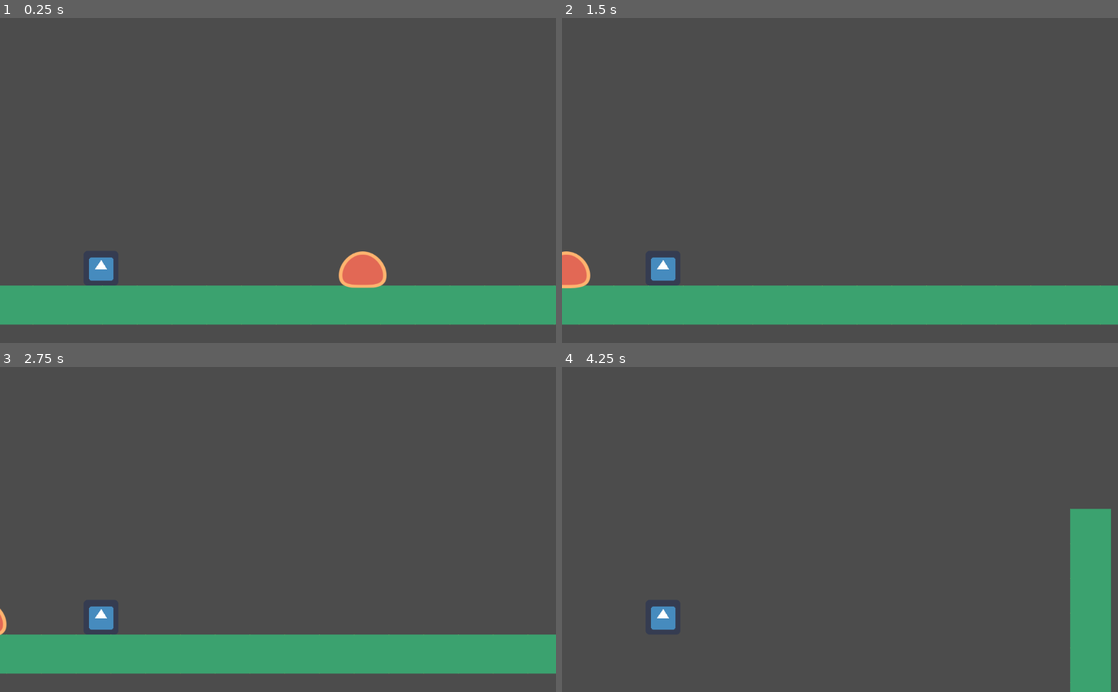
Above: before the commit, frames 1-4 (two rows, left to right).
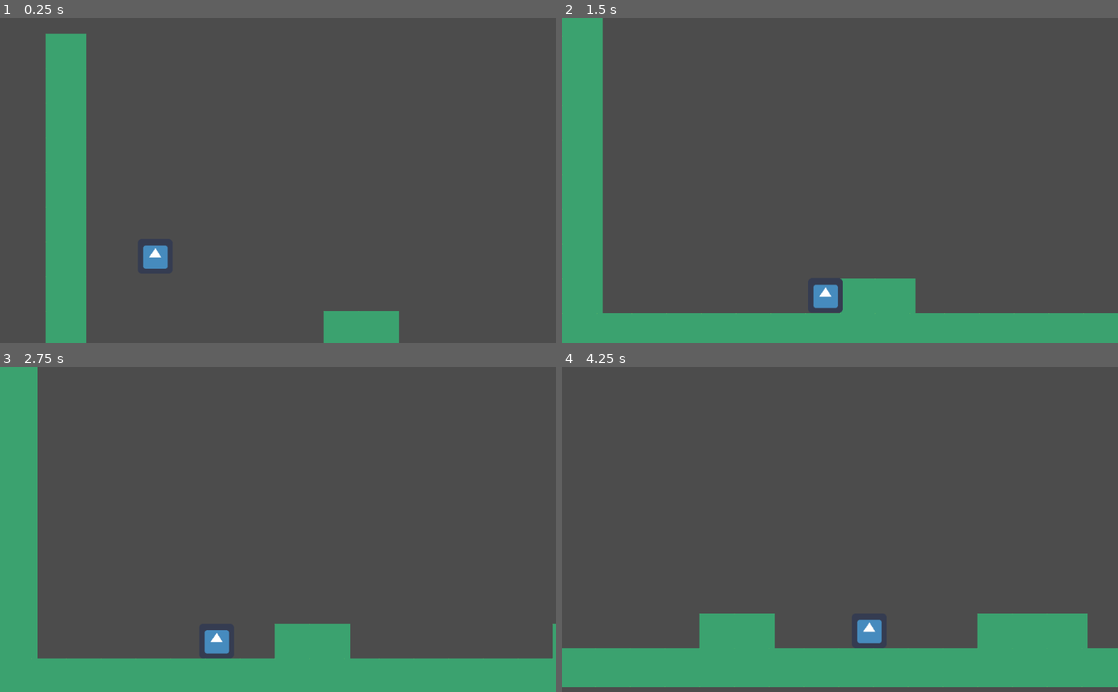
Above: after the commit, the same moments.

Repository: Riddhick/Another-Platformer
Game: Godot game, scene res://src/Levels/TestLevel.tscn
Same seed, same stepped clock (60 frames per second), same inputs: the game is played once before the commit and once after it. The project has no main scene, so this scene is started directly. The engine's default icon, where the game draws it, is replaced by a stand-in: a white triangle on a blue panel in a dark square.
Inputs:
- Up to frame 1 (0.25 s): no input
- Up to frame 2 (1.5 s): hold D (move_right) from 0.53 s (still down); tap Space (jump) at 0.77 s
- Up to frame 3 (2.75 s): tap Space (jump) at 1.52 s; release D (move_right) at 2.03 s; hold A (move_left) from 2.03 s (still down)
- Up to frame 4 (4.25 s): release A (move_left) at 2.78 s; hold D (move_right) from 2.78 s (still down); tap Space (jump) at 3.02, 3.77 s

The runs differ from the first frame. In frame 1, 19% of the frame differs, in the area x 0-100%, y 4-100%; in frame 2, 19%, in the area x 0-100%, y 0-100%; in frame 3, 18%; in frame 4, 18%.

Commit message:
Camera Movement Improved

Diff:
--- a/src/Levels/TestLevel.tscn
+++ b/src/Levels/TestLevel.tscn
@@ -37,10 +37,10 @@
 collision_layer = 8
 collision_mask = 0
 format = 1
-tile_data = PoolIntArray( 0, 0, 0, 65536, 0, 0, 131072, 0, 0 …(119 unchanged characters)… 2, 0, 0, 458779, 0, 0, 524288, 0, 0, 524315, 0, 0, 589824, 0, 0, 589825, 0, 0, 5 …(363 unchanged characters)…
+tile_data = PoolIntArray( 0, 0, 0, 65536, 0, 0, 131072, 0, 0 …(119 unchanged characters)… 2, 0, 0, 458779, 0, 0, 524288, 0, 0, 524296, 0, 0, 524297, 0, 0, 524304, 0, 0, 524305, 0, 0, 524306, 0, 0, 524315, 0, 0, 589824, 0, 0, 589825, 0, 0, 5 …(363 unchanged characters)…
 
 [node name="Player" parent="." instance=ExtResource( 2 )]
-position = Vector2( 318, 574 )
+position = Vector2( 202, 344 )
 
 [node name="Enemy" parent="." instance=ExtResource( 3 )]
-position = Vector2( 868, 521 )
+position = Vector2( 1395, 310 )
--- a/src/actors/Actor.gd
+++ b/src/actors/Actor.gd
@@ -6,3 +6,4 @@
 var velocity := Vector2.ZERO # .ZERO for a vector with 0 values
 export var gravity := 3000.0 #Export makes it possible to edit this variable from the Inspector menu.
 export var speed := Vector2(300.0,1000.0)
+export var enemy_speed=[250,350,450]
--- a/src/actors/Enemy.gd
+++ b/src/actors/Enemy.gd
@@ -2,7 +2,7 @@
 
 func _ready() -> void:
 	set_physics_process(false)
-	velocity.x=-speed.x
+	velocity.x=-enemy_speed[0]
 
 
 func _on_StompDetector_body_entered(body: Node) -> void:
--- a/src/actors/Player.tscn
+++ b/src/actors/Player.tscn
@@ -22,8 +22,16 @@
 shape = SubResource( 1 )
 
 [node name="Camera2D" type="Camera2D" parent="."]
-position = Vector2( 326, -195 )
+position = Vector2( 1, -151 )
 current = true
+limit_left = 0
+limit_top = 0
+limit_smoothed = true
+drag_margin_h_enabled = true
+drag_margin_v_enabled = true
+smoothing_enabled = true
+drag_margin_left = 0.0
+drag_margin_right = 0.0
 
 [node name="Area2D" type="Area2D" parent="."]
 collision_mask = 2
